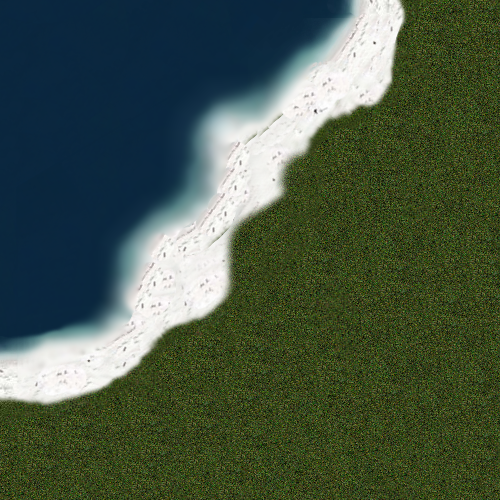
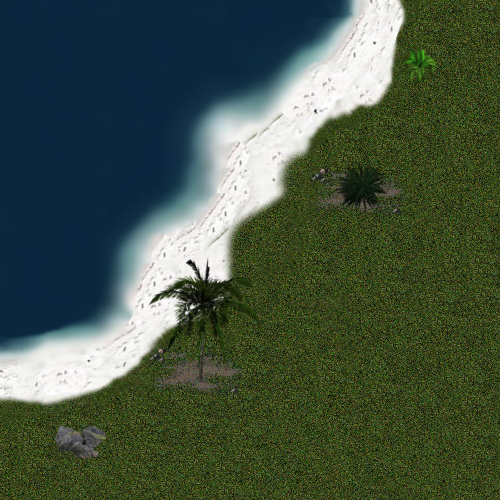
Layer changes from the first 500x500 image to the second:
added layer "Clipboard#1" above "Clipboard" over bbox(148, 256, 260, 382)
added layer "Clipboard" above "Clipboard#4" over bbox(335, 162, 389, 214)
added layer "Clipboard#4" above "Clipboard#5" over bbox(54, 425, 107, 459)
added layer "Clipboard#5" above "Clipboard#3" over bbox(401, 46, 438, 85)
added layer "Clipboard#3" above "Clipboard#2" over bbox(310, 165, 406, 222)
added layer "Clipboard#2" above "Background" over bbox(148, 345, 244, 402)
